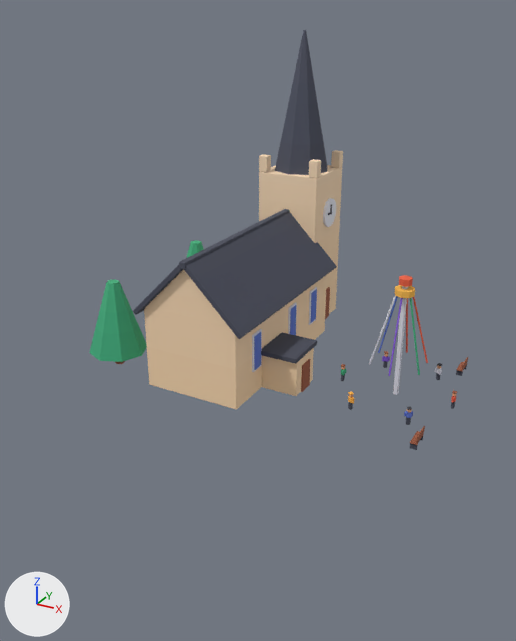
Renders of the glTF model public/assets/toycar/set-village-church.glb from each side of a commit.
Camera for both pictures: a 50 mm lens placed at (6.87, -11.85, 8.65), pointed at (0.72, -0.67, 3.06). Lighting does not change. The marker at lower left points along +X, +Y and +Z. The picture after the commit comes second. Where no turn or scale is listed for an object, it has been applied to the vertices. Vertices at exactly the same position are counted once.

Names of what the first picture shows: 'anim_sway:a=z:d=14:p=2.40#rib0', 'anim_sway:a=z:d=14:p=2.65#rib1', 'anim_sway:a=z:d=14:p=2.90#rib2', 'anim_sway:a=z:d=14:p=3.40#rib4', 'anim_sway:a=z:d=14:p=3.65#rib5', 'church' and 1 more.
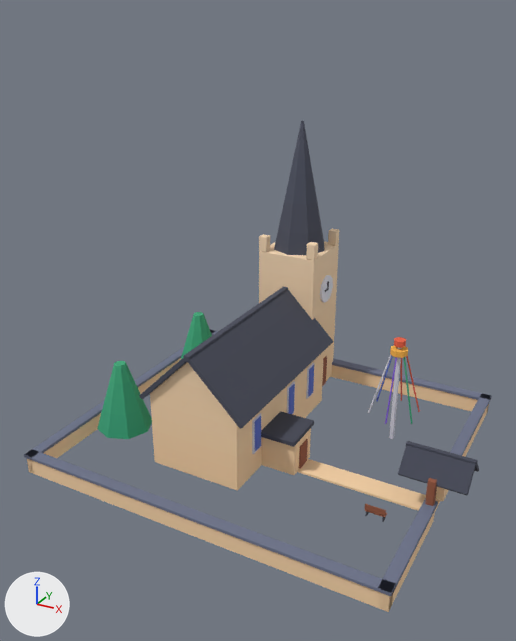
Changed parts and their boxes [x1, y1, x2, y2] in the pictures (516 x 641 px; the box of a moved part takes in the faces that stretch with it):
'church', reshaped, moved (23% wider, 17% taller): before [89, 30, 468, 450]; after [24, 121, 492, 612]
'anim_sway:a=z:d=14:p=2.65#rib1', moved: before [388, 298, 403, 376]; after [385, 357, 397, 424]
'anim_sway:a=z:d=14:p=2.40#rib0', moved: before [410, 298, 420, 375]; after [404, 357, 412, 424]
'anim_sway:a=z:d=14:p=2.90#rib2', moved: before [369, 296, 396, 364]; after [368, 354, 392, 413]
'anim_sway:a=z:d=14:p=3.65#rib5', moved: before [413, 297, 428, 363]; after [406, 356, 420, 412]
'anim_sway:a=z:d=14:p=3.40#rib4', moved: before [406, 298, 408, 352]; after [400, 358, 402, 401]
part 1 of me_church, added: after [394, 337, 406, 348]
part 2 of me_church, moved or reshaped: before [395, 285, 415, 298]; after [390, 345, 408, 358]
part 3 of me_church, moved or reshaped: before [410, 431, 424, 445]; after [364, 510, 387, 517]
part 4 of me_church, moved or reshaped: before [416, 426, 425, 443]; after [365, 504, 386, 516]
part 5 of me_church, moved or reshaped (not visible afterwards): before [410, 443, 418, 450]
part 6 of me_church, deleted: before [341, 286, 468, 425]
part 7 of me_church, built on: before [399, 275, 467, 372]; after [24, 330, 492, 612]
part 8 of me_church, surface changed: before [89, 32, 462, 409]; after [97, 124, 339, 491]

The change in detail:
me_church is used by ob_church; location (0.0, 0.0, 2.64).
me_church had 1830 vertices, 3348 faces and spanned x -2.72..4.52, y -2.11..3.35, z -0.81..5.56.
me_church now has 1268 vertices, 2336 faces and spans x -3.12..5.15, y -3.49..3.49, z -0.86..5.56.
me_church part 1: a new loose piece, an 8-sided cylinder along z spanning x 2.88..3.12, y 1.12..1.38, z 1.44..1.56, in mat_colormap (picture img_colormap_png).
me_church part 2: the loose piece of 16 vertices spanning x 3.19..3.56, y -0.19..0.19, z 1.24..1.36 is moved by (-0.38, 1.25, 0.0).
me_church part 3: the loose piece of 24 vertices spanning x 4.19..4.31, y -1.7..-1.3, z -0.7..-0.68 is turned -90 degrees about the z axis through its middle, then moved by (-0.62, 0.05, 0.0).
me_church part 4: the loose piece of 24 vertices spanning x 4.29..4.32, y -1.7..-1.3, z -0.66..-0.54 is turned -90 degrees about the z axis through its middle, then moved by (-0.68, 0.0, 0.0).
me_church part 5: the loose piece of 24 vertices spanning x 4.19..4.31, y -1.67..-1.65, z -0.81..-0.69 is turned -90 degrees about the z axis through its middle, then moved by (-0.79, 0.21, 0.0).
me_church part 6: 40 loose pieces with 960 vertices, spanning x 2.23..4.52, y -1.01..1.7, z -0.81..1.44, are deleted.
me_church part 7: 14 vertices moved from x 3.38..4.31, y 0.12..1.7, z -0.7..1.56 to x 2.96..4.39, y -0.37..1.29, z -0.81..-0.49; 26 vertices removed from x 3.25..4.31, y -0.12..1.7, z -0.68..1.56; 408 vertices added at x -3.12..5.15, y -3.49..3.49, z -0.86..1.44.
me_church part 8: 1312 kept faces spanning x -2.72..3.04, y -2.11..3.35, z -0.81..5.56 get new texture (UV) coordinates.
Other edits to the shape of me_church do not show in these pictures.
Object 'anim_sway:a=z:d=14:p=2.40#rib0' (ob_anim_sway_a_z_d_14_p_2_40_rib0) moves from (3.51, -0.07, 3.9) to (3.13, 1.18, 2.08).
Object 'anim_sway:a=z:d=14:p=2.65#rib1' (ob_anim_sway_a_z_d_14_p_2_65_rib1) moves from (3.38, -0.15, 3.9) to (3.0, 1.1, 2.08).
Object 'anim_sway:a=z:d=14:p=2.90#rib2' (ob_anim_sway_a_z_d_14_p_2_90_rib2) moves from (3.25, -0.08, 3.9) to (2.87, 1.17, 2.08).
Object 'anim_sway:a=z:d=14:p=3.40#rib4' (ob_anim_sway_a_z_d_14_p_3_40_rib4) moves from (3.37, 0.15, 3.9) to (3.0, 1.4, 2.08).
Object 'anim_sway:a=z:d=14:p=3.65#rib5' (ob_anim_sway_a_z_d_14_p_3_65_rib5) moves from (3.5, 0.08, 3.9) to (3.13, 1.33, 2.08).
Object 'church' (ob_church) moves from (0.0, 0.0, 2.64) to (0.0, 0.0, 0.81).
